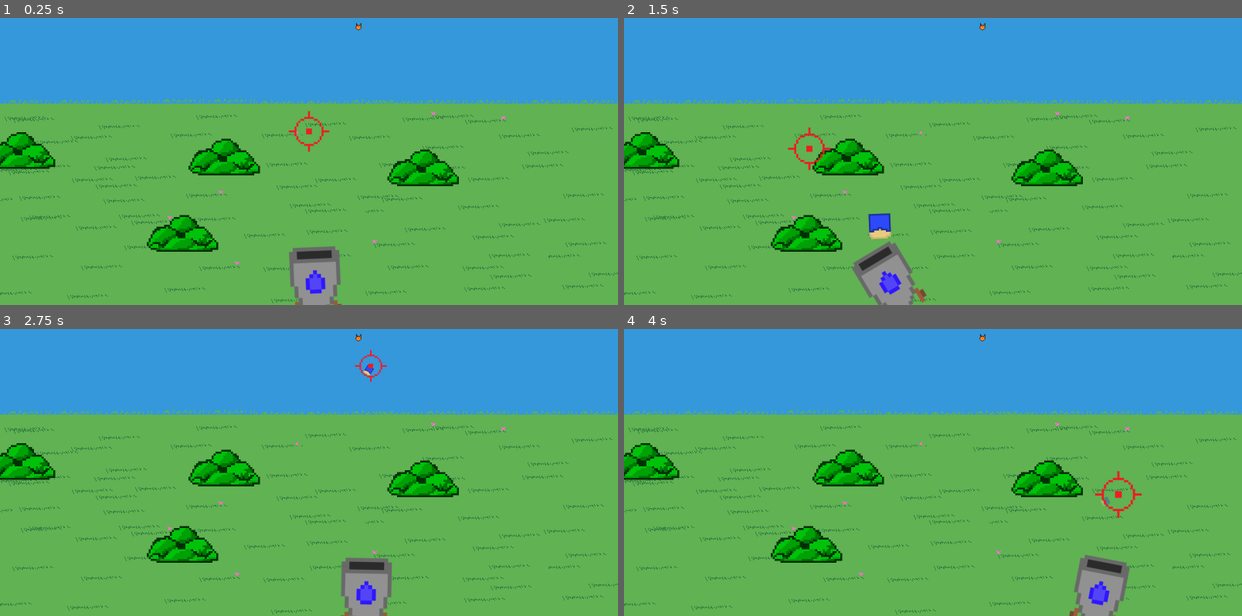
Above: before the commit, frames 1-4 (two rows, left to right).
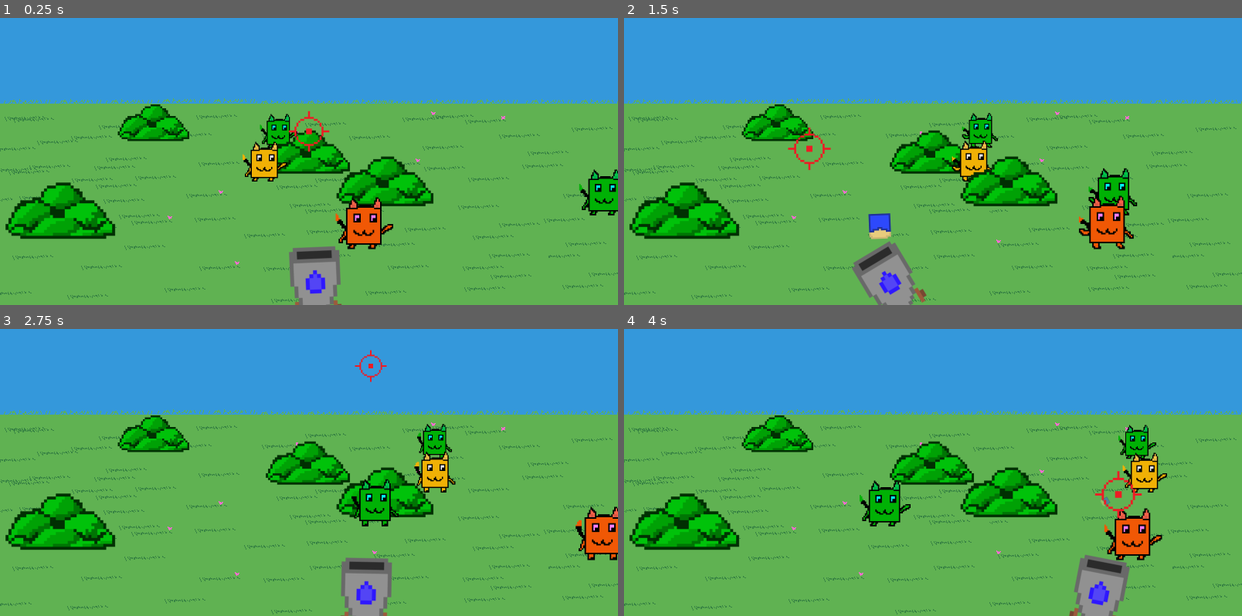
Above: after the commit, the same moments.

Repository: asterbot/uwgdc-game-jam-2025
Game: Godot game, scene res://scenes/main.tscn
The game is run twice, just before and just after one commit, with the same random seed, the same clock (stepped at 60 frames per second) and the same inputs.
Inputs (mouse positions are in pixels of both pictures, inside the frame that each line leads up to):
- Up to frame 1 (0.25 s): no input
- Up to frame 2 (1.5 s): move the mouse to (1068, 112) at 0.52 s; press the mouse at (1068, 112) at 0.53 s; move the mouse to (809, 150) at 1.27 s; release the mouse at (809, 150) at 1.28 s; click (809, 150) at 1.35 s
- Up to frame 3 (2.75 s): move the mouse to (370, 366) at 2.02 s; press the mouse at (370, 366) at 2.03 s
- Up to frame 4 (4 s): move the mouse to (902, 512) at 2.77 s; release the mouse at (902, 512) at 2.78 s; click (902, 512) at 2.85 s; move the mouse to (1118, 495) at 3.52 s; press the mouse at (1118, 495) at 3.53 s

The runs differ from the first frame. In frame 1, 13% of the frame differs, in the area x 0-100%, y 1-82%; in frame 2, 13%; in frame 3, 12%; in frame 4, 13%, in the area x 0-88%, y 1-82%.

Commit message:
Enemies (#5)
* wave mechanics

* background + enemies spawning + waves + COLORS

Diff:
--- a/globals/globals.gd
+++ b/globals/globals.gd
@@ -1,3 +1,12 @@
 extends Node
 
-var NUM_Z_INDICES = 10
+var NUM_Z_INDICES = 100
+
+var cur_wave = 0
+
+var WAVES = {
+	0: {
+		"cats": 4,
+		"bushes": 4
+	}
+}
--- a/project.godot
+++ b/project.godot
@@ -37,3 +37,4 @@
 2d_physics/layer_1="Projectile"
 2d_physics/layer_2="Enemy"
 2d_physics/layer_3="Ground"
+2d_physics/layer_4="Bush"
--- a/scenes/bush.tscn
+++ /dev/null
@@ -1,8 +0,0 @@
-[gd_scene load_steps=2 format=3 uid="uid://b70ahmxlos2kj"]
-
-[ext_resource type="Texture2D" uid="uid://c5qo1vhba13x2" path="res://assets/bush.png" id="1_o8wgp"]
-
-[node name="Bush" type="Node2D"]
-
-[node name="Sprite2D" type="Sprite2D" parent="."]
-texture = ExtResource("1_o8wgp")
--- /dev/null
+++ b/scenes/bush/bush.gd
@@ -0,0 +1,36 @@
+extends Node2D
+
+var projectiles_in_range = []
+
+var depth: float
+var viewport_size: Vector2
+
+# Called when the node enters the scene tree for the first time.
+func _ready() -> void:
+	viewport_size = get_viewport().get_visible_rect().size
+	depth = position.y/viewport_size.y
+	self.scale = Vector2(depth*2, depth*2)
+
+	self.z_index = floor(depth*Globals.NUM_Z_INDICES)
+
+
+
+# Called every frame. 'delta' is the elapsed time since the previous frame.
+func _process(delta: float) -> void:
+	for proj in projectiles_in_range:
+		if proj.time_left_normalized > 0 and \
+			proj.time_left_normalized < depth and depth < proj.time_left_normalized + 0.3:
+			print("Bush hit! No damages here")
+			proj.queue_free()
+			break
+	pass
+
+
+func _on_area_2d_area_entered(projectile_area: Area2D) -> void:
+	var projectile = projectile_area.get_parent()
+	projectiles_in_range.append(projectile)
+
+
+func _on_area_2d_area_exited(projectile_area: Area2D) -> void:
+	var projectile = projectile_area.get_parent()
+	projectiles_in_range.erase(projectile)
--- /dev/null
+++ b/scenes/bush/bush.tscn
@@ -0,0 +1,24 @@
+[gd_scene load_steps=4 format=3 uid="uid://b70ahmxlos2kj"]
+
+[ext_resource type="Script" path="res://scenes/bush/bush.gd" id="1_llw4d"]
+[ext_resource type="Texture2D" uid="uid://c5qo1vhba13x2" path="res://assets/stage/bush.png" id="1_o8wgp"]
+
+[sub_resource type="RectangleShape2D" id="RectangleShape2D_o2a8n"]
+size = Vector2(117, 73)
+
+[node name="Bush" type="Node2D"]
+position = Vector2(-1, -25)
+script = ExtResource("1_llw4d")
+
+[node name="Sprite2D" type="Sprite2D" parent="."]
+texture = ExtResource("1_o8wgp")
+
+[node name="Area2D" type="Area2D" parent="."]
+collision_layer = 8
+
+[node name="CollisionShape2D" type="CollisionShape2D" parent="Area2D"]
+position = Vector2(-0.5, -11.5)
+shape = SubResource("RectangleShape2D_o2a8n")
+
+[connection signal="area_entered" from="Area2D" to="." method="_on_area_2d_area_entered"]
+[connection signal="area_exited" from="Area2D" to="." method="_on_area_2d_area_exited"]
--- a/scenes/cat_enemies/cat.gd
+++ b/scenes/cat_enemies/cat.gd
@@ -7,25 +7,51 @@
 
 var viewport_size: Vector2
 
+var velocity_x = randf_range(300,350)
+
+var color_options = {
+	"default": Color(1,1,1),
+	"red": Color(1,0,1),
+	"green": Color(0,1,1),
+	"devil": Color(1, 0.5, 1)
+}
 
 func _ready() -> void:
-	pass
+	random_modulate()
+	viewport_size = get_viewport().get_visible_rect().size
+	depth = position.y/viewport_size.y
+	velocity_x *= depth
 
 func _process(_delta: float) -> void:
 	# set scale based on depth (i.e by y-coord)
+	$AnimationPlayer.play("dance")
+
 	viewport_size = get_viewport().get_visible_rect().size
 	depth = position.y/viewport_size.y
 	self.scale = Vector2(depth, depth)
 
 	self.z_index = floor(depth*Globals.NUM_Z_INDICES)
 
-
 	for proj in projectiles_in_range:
 		if proj.time_left_normalized > 0 and \
-				proj.time_left_normalized < depth and depth < proj.time_left_normalized + 0.3:
+			proj.time_left_normalized < depth and depth < proj.time_left_normalized + 0.3:
 			print("Damage! OUCHIE! SPLAT")
 			proj.queue_free()
 			break
+
+	velocity.x = velocity_x
+	move_and_slide()
+
+	# If out of bounds, bounce back in
+	if (position.x < 10):
+		velocity_x = abs(velocity_x)
+	elif (position.x > get_viewport().get_visible_rect().size.x - 10):
+		velocity_x = -abs(velocity_x)
+
+func random_modulate():
+	var colors_size = color_options.size()
+	var random_key  = color_options.keys()[randi() % colors_size]
+	$CatSprite.modulate = color_options[random_key]
 
 
 func _on_area_2d_area_entered(projectile_area: Area2D) -> void:
--- a/scenes/cat_enemies/cat.tscn
+++ b/scenes/cat_enemies/cat.tscn
@@ -1,20 +1,80 @@
-[gd_scene load_steps=2 format=3 uid="uid://gsj0vwdpsop1"]
+[gd_scene load_steps=8 format=3 uid="uid://gsj0vwdpsop1"]
 
 [ext_resource type="Script" path="res://scenes/cat_enemies/cat.gd" id="1_xxoqr"]
+[ext_resource type="Texture2D" uid="uid://fkq8by2hgs8g" path="res://assets/cat_enemy/cat_dance.png" id="2_i7bu5"]
+
+[sub_resource type="RectangleShape2D" id="RectangleShape2D_1a1mo"]
+size = Vector2(180, 179)
+
+[sub_resource type="RectangleShape2D" id="RectangleShape2D_pbcep"]
+size = Vector2(181, 180)
+
+[sub_resource type="Animation" id="Animation_q67i7"]
+length = 0.001
+tracks/0/type = "value"
+tracks/0/imported = false
+tracks/0/enabled = true
+tracks/0/path = NodePath("CatSprite:frame")
+tracks/0/interp = 1
+tracks/0/loop_wrap = true
+tracks/0/keys = {
+"times": PackedFloat32Array(0),
+"transitions": PackedFloat32Array(1),
+"update": 1,
+"values": [0]
+}
+
+[sub_resource type="Animation" id="Animation_heakj"]
+resource_name = "dance"
+length = 1.5
+step = 0.5
+tracks/0/type = "value"
+tracks/0/imported = false
+tracks/0/enabled = true
+tracks/0/path = NodePath("CatSprite:frame")
+tracks/0/interp = 1
+tracks/0/loop_wrap = true
+tracks/0/keys = {
+"times": PackedFloat32Array(0, 0.5, 1, 1.5),
+"transitions": PackedFloat32Array(1, 1, 1, 1),
+"update": 1,
+"values": [0, 1, 2, 0]
+}
+
+[sub_resource type="AnimationLibrary" id="AnimationLibrary_o2rtb"]
+_data = {
+"RESET": SubResource("Animation_q67i7"),
+"dance": SubResource("Animation_heakj")
+}
 
 [node name="Cat" type="CharacterBody2D"]
+position = Vector2(0, -85)
 collision_layer = 0
 collision_mask = 0
 script = ExtResource("1_xxoqr")
 
-[node name="Sprite2D" type="Sprite2D" parent="."]
+[node name="CatSprite" type="Sprite2D" parent="."]
+texture = ExtResource("2_i7bu5")
+hframes = 3
 
 [node name="Area2D" type="Area2D" parent="."]
+visible = false
 collision_layer = 2
 
 [node name="CollisionShape2D" type="CollisionShape2D" parent="Area2D"]
+position = Vector2(0, -5.5)
+shape = SubResource("RectangleShape2D_1a1mo")
 
 [node name="CollisionShape2D" type="CollisionShape2D" parent="."]
+visible = false
+position = Vector2(-0.5, -6)
+shape = SubResource("RectangleShape2D_pbcep")
+
+[node name="AnimationPlayer" type="AnimationPlayer" parent="."]
+libraries = {
+"": SubResource("AnimationLibrary_o2rtb")
+}
+speed_scale = 3.0
 
 [connection signal="area_entered" from="Area2D" to="." method="_on_area_2d_area_entered"]
 [connection signal="area_exited" from="Area2D" to="." method="_on_area_2d_area_exited"]
--- a/scenes/cat_enemies/test_cat/test_cat.gd
+++ /dev/null
@@ -1,8 +0,0 @@
-extends Cat
-
-
-func _ready() -> void:
-	super()
-
-func _process(_delta: float) -> void:
-	super(_delta)
--- a/scenes/cat_enemies/test_cat/test_cat.tscn
+++ /dev/null
@@ -1,23 +0,0 @@
-[gd_scene load_steps=6 format=3 uid="uid://gtiygoqo12t1"]
-
-[ext_resource type="PackedScene" uid="uid://gsj0vwdpsop1" path="res://scenes/cat_enemies/cat.tscn" id="1_c7qwr"]
-[ext_resource type="Script" path="res://scenes/cat_enemies/test_cat/test_cat.gd" id="2_tk6wo"]
-[ext_resource type="Texture2D" uid="uid://dd7u5c3s7cgdt" path="res://assets/cat.png" id="3_npt3g"]
-
-[sub_resource type="RectangleShape2D" id="RectangleShape2D_y4wpg"]
-size = Vector2(76, 96)
-
-[sub_resource type="RectangleShape2D" id="RectangleShape2D_ecxbw"]
-size = Vector2(76, 96)
-
-[node name="Enemy" instance=ExtResource("1_c7qwr")]
-script = ExtResource("2_tk6wo")
-
-[node name="Sprite2D" parent="." index="0"]
-texture = ExtResource("3_npt3g")
-
-[node name="CollisionShape2D" parent="Area2D" index="0"]
-shape = SubResource("RectangleShape2D_y4wpg")
-
-[node name="CollisionShape2D" parent="." index="2"]
-shape = SubResource("RectangleShape2D_ecxbw")
--- a/scenes/cutscene.tscn
+++ b/scenes/cutscene/cutscene.tscn
@@ -1,6 +1,6 @@
 [gd_scene load_steps=4 format=3 uid="uid://xdvp87f7qsh5"]
 
-[ext_resource type="Script" path="res://scenes/cutscene.gd" id="1_xqrxb"]
+[ext_resource type="Script" path="res://scenes/cutscene/cutscene.gd" id="1_xqrxb"]
 [ext_resource type="Texture2D" uid="uid://c3ttd8x15c6ai" path="res://icon.svg" id="2_1uen7"]
 [ext_resource type="FontFile" uid="uid://cb0i2ug0apuy4" path="res://assets/tinypixel.otf" id="2_11kl6"]
 
--- a/scenes/main.gd
+++ b/scenes/main.gd
@@ -3,9 +3,51 @@
 @onready var projectiles_node = %Projectiles
 @onready var player_node = %Player
 
+var bush_scene: PackedScene = preload("res://scenes/bush/bush.tscn")
+var cat_scene: PackedScene = preload("res://scenes/cat_enemies/cat.tscn")
+
+
+func choose_random_numbers(lower: int, upper: int, n: int, min_gap: int = 40) -> Array:
+	"""Returns n random numbers in range [lower,upper] with at least min_gap between all of them"""
+
+	var max_possible = floor((upper - lower) / min_gap) + 1 # max qty numbers that may exist
+	if n > max_possible:
+		assert(false, "Not enough room for numbers with this min_gap.")
+
+	var possible_positions = []
+	for i in range(max_possible):
+		possible_positions.append(lower + i * min_gap) # uniformly get all numbers with gap min_gap
+
+	possible_positions.shuffle()
+	return possible_positions.slice(0, n) # take first n numbers after shuffling
+
+func spawn_entities_random(entity_scene: PackedScene, folder: Node2D ,n: int):
+	"""Spawn n random instances of entity_scene in folder of main with given z_index (default 10)"""
+	var viewport_size: Vector2 = get_viewport().get_visible_rect().size
+	var width = viewport_size.x
+	var height = viewport_size.y
+
+	# These ranges should roughly be the places in the field
+	var entity_positions_y = choose_random_numbers(height/2,height-200, n, 80)
+	var entity_positions_x = choose_random_numbers(40, width-40, n)
+	for i in range(n):
+		var entity = entity_scene.instantiate()
+		entity.position = Vector2(entity_positions_x[i], entity_positions_y[i])
+		folder.add_child(entity)
+
+
+func new_wave():
+	"""Call this after doing Globals.cur_wave+=1 whenever a wave change is needed"""
+	var num_bushes = Globals.WAVES[Globals.cur_wave]["bushes"]
+	var num_cats = Globals.WAVES[Globals.cur_wave]["cats"]
+	spawn_entities_random(bush_scene, $Bushes, num_bushes)
+	spawn_entities_random(cat_scene, $Enemies, num_cats)
+
+
 func _ready() -> void:
 	player_node.projectiles_node = projectiles_node
 	$Stage.layer = -1
+	new_wave()
 
 func _process(delta: float) -> void:
 	pass
--- a/scenes/main.tscn
+++ b/scenes/main.tscn
@@ -1,21 +1,19 @@
-[gd_scene load_steps=5 format=3 uid="uid://dnrkqfb11gtlu"]
+[gd_scene load_steps=4 format=3 uid="uid://dnrkqfb11gtlu"]
 
 [ext_resource type="Script" path="res://scenes/main.gd" id="1_e7st0"]
 [ext_resource type="PackedScene" uid="uid://did6iwr131182" path="res://scenes/stage.tscn" id="2_nce7u"]
 [ext_resource type="PackedScene" uid="uid://2mf33gict135" path="res://scenes/player/player.tscn" id="2_nij8n"]
-[ext_resource type="PackedScene" uid="uid://gtiygoqo12t1" path="res://scenes/cat_enemies/test_cat/test_cat.tscn" id="3_jy5we"]
 
 [node name="Main" type="Node2D"]
 script = ExtResource("1_e7st0")
 metadata/_edit_lock_ = true
 
-[node name="Stage" parent="." instance=ExtResource("2_nce7u")]
+[node name="Bushes" type="Node2D" parent="."]
 
 [node name="Enemies" type="Node2D" parent="."]
 metadata/_edit_lock_ = true
 
-[node name="Enemy" parent="Enemies" instance=ExtResource("3_jy5we")]
-position = Vector2(928, 178)
+[node name="Stage" parent="." instance=ExtResource("2_nce7u")]
 
 [node name="Projectiles" type="Node2D" parent="."]
 unique_name_in_owner = true
--- a/scenes/player/player.tscn
+++ b/scenes/player/player.tscn
@@ -1,8 +1,8 @@
 [gd_scene load_steps=4 format=3 uid="uid://2mf33gict135"]
 
 [ext_resource type="Script" path="res://scenes/player/player.gd" id="1_44hls"]
-[ext_resource type="Texture2D" uid="uid://3e6b477vhtur" path="res://assets/crosshair.png" id="2_qq13q"]
-[ext_resource type="Texture2D" uid="uid://cdtr28i8wlkd8" path="res://assets/cannon.png" id="3_mv84p"]
+[ext_resource type="Texture2D" uid="uid://3e6b477vhtur" path="res://assets/player/crosshair.png" id="2_qq13q"]
+[ext_resource type="Texture2D" uid="uid://cdtr28i8wlkd8" path="res://assets/player/cannon.png" id="3_mv84p"]
 
 [node name="Player" type="Node2D"]
 script = ExtResource("1_44hls")
--- a/scenes/projectile/projectile.tscn
+++ b/scenes/projectile/projectile.tscn
@@ -1,6 +1,6 @@
 [gd_scene load_steps=5 format=3 uid="uid://d4l6e2xeutopg"]
 
-[ext_resource type="Texture2D" uid="uid://i5fmpkpktvn3" path="res://assets/deodorant.png" id="1_gs5qr"]
+[ext_resource type="Texture2D" uid="uid://i5fmpkpktvn3" path="res://assets/player/deodorant.png" id="1_gs5qr"]
 [ext_resource type="Script" path="res://scenes/projectile/projectile.gd" id="1_we240"]
 
 [sub_resource type="RectangleShape2D" id="RectangleShape2D_b6m5x"]
@@ -11,7 +11,7 @@
 
 [node name="Projectile" type="CharacterBody2D"]
 position = Vector2(-1, 0)
-collision_mask = 2
+collision_mask = 10
 script = ExtResource("1_we240")
 
 [node name="Sprite2D" type="Sprite2D" parent="."]
--- a/scenes/stage.gd
+++ /dev/null
@@ -1,36 +0,0 @@
-extends CanvasLayer
-
-var bush_scene: PackedScene = preload("res://scenes/bush.tscn")
-
-func choose_random_numbers(lower: int, upper: int, n: int):
-	"""Return list of n random numbers in the range [lower,upper]"""
-	var nums = []
-	randomize()
-
-	while nums.size() < n:
-		var num = randi() % (upper - lower + 1) + lower
-		nums.append(num)
-
-	return nums
-
-
-# Called when the node enters the scene tree for the first time.
-func _ready() -> void:
-	var viewport_size: Vector2 = get_viewport().get_visible_rect().size
-	var width = viewport_size.x
-	var height = viewport_size.y
-
-	var num_bushes = 4
-	var bush_positions_y = choose_random_numbers(height/2,height,num_bushes)
-	var bush_positions_x = choose_random_numbers(0, width, num_bushes)
-	for i in range(num_bushes):
-		var bush = bush_scene.instantiate()
-		bush.position = Vector2(bush_positions_x[i], bush_positions_y[i])
-		bush.z_index = -1 # TODO: not sure about this
-		add_child(bush)
-
-
-# Called every frame. 'delta' is the elapsed time since the previous frame.
-func _process(delta: float) -> void:
-
-	pass
--- a/scenes/stage.tscn
+++ b/scenes/stage.tscn
@@ -1,10 +1,8 @@
-[gd_scene load_steps=3 format=3 uid="uid://did6iwr131182"]
+[gd_scene load_steps=2 format=3 uid="uid://did6iwr131182"]
 
-[ext_resource type="Script" path="res://scenes/stage.gd" id="1_5bbjf"]
-[ext_resource type="Texture2D" uid="uid://buqokf3blfkrm" path="res://assets/background.png" id="1_gafqd"]
+[ext_resource type="Texture2D" uid="uid://buqokf3blfkrm" path="res://assets/stage/background.png" id="1_gafqd"]
 
 [node name="Stage" type="CanvasLayer"]
-script = ExtResource("1_5bbjf")
 
 [node name="TextureRect" type="TextureRect" parent="."]
 z_index = -1
Binary file removed: assets/cat.png
Binary file added: assets/cat_enemy/cat_dance.png
Binary file removed: assets/grass.png
Renamed: assets/cannon.png -> assets/player/cannon.png
Renamed: assets/crosshair.png -> assets/player/crosshair.png
Renamed: assets/deodorant.png -> assets/player/deodorant.png
Renamed: assets/background.png -> assets/stage/background.png
Renamed: assets/bush.png -> assets/stage/bush.png
Renamed: scenes/cutscene.gd -> scenes/cutscene/cutscene.gd
